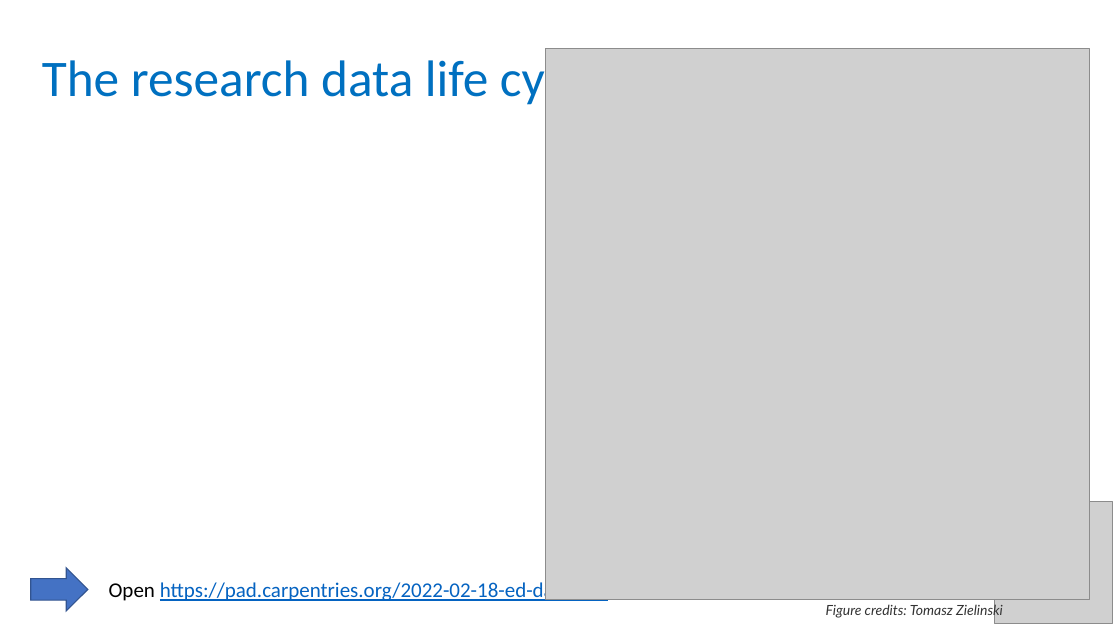
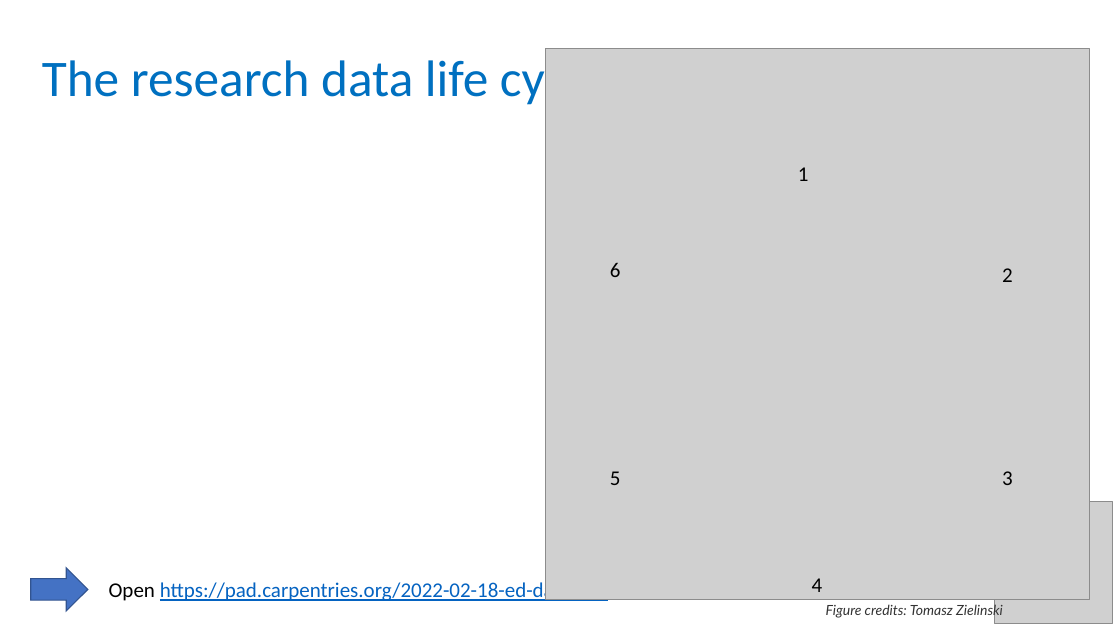
Before and after one commit to carpentries-incubator/fair-bio-practice, a slide deck: slide 1 of instructors/14-data_management_planning_v3.0.pptx. Drawn at 1120x630 pixels with LibreOffice and Linux fonts; fonts in the diff are those of the drawing; grey boxes stand for pictures. Boxes give left, top, right and bottom in pixels: in the first picture for what was removed or moved away, otherwise in the second. Text is boxed around its words. In the diff, an @@ line names an element or a change of style, - is before the commit and + after.

```diff
--- a/instructors/14-data_management_planning_v3.0.pptx
+++ b/instructors/14-data_management_planning_v3.0.pptx
@@ text added at [798,167,809,181], 18 pt, text #000000 @@
+1
@@ text added at [610,263,621,277], 18 pt, text #000000 @@
+6
@@ text added at [1002,268,1013,282], 18 pt, text #000000 @@
+2
@@ text added at [610,471,621,485], 18 pt, text #000000 @@
+5
@@ text added at [1002,471,1013,485], 18 pt, text #000000 @@
+3
@@ text added at [812,578,823,592], 18 pt, text #000000 @@
+4
```
Also in this commit, not shown: 1 other file.
